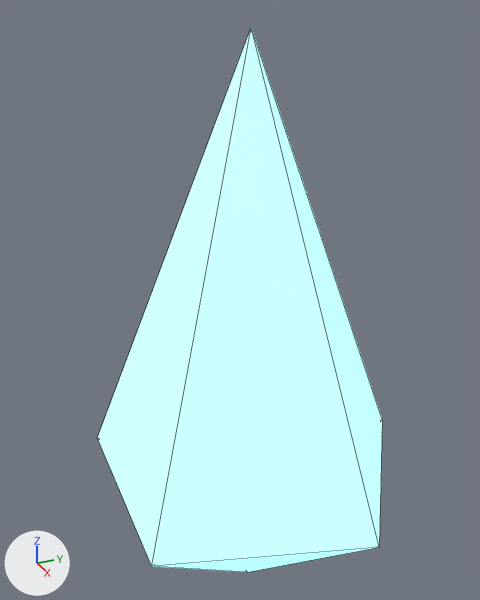
One commit to the glTF model maze3d/assets/models/crystal.glb: the scene before it, then after it.
Rendered twice from a camera (50 mm lens) standing at (0.762, -0.357, 0.343) and looking at (-0.04, 0.004, -0.058). Every picture has the same lights, and +X, +Y and +Z are marked at lower left. The older version comes first. Mesh edges are drawn as thin lines. Where no turn or scale is listed for an object, it has been applied to the vertices.

Objects in the first picture: 'CrystalCore', 'CrystalLower'.
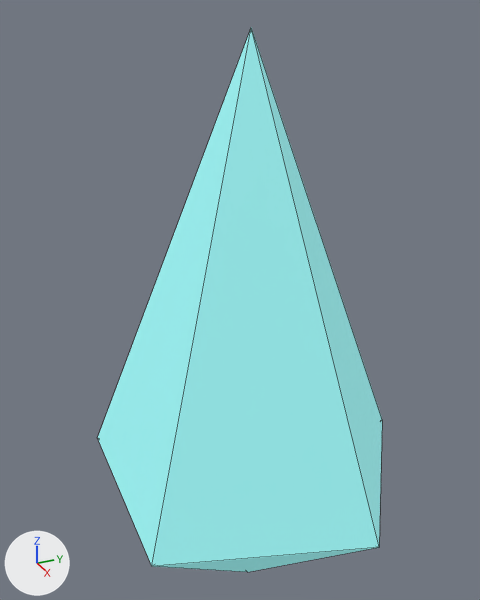
Changed parts and their boxes [x1, y1, x2, y2] in the pictures (480 x 600 px):
'CrystalCore', recoloured: [98, 28, 382, 566] in both
'CrystalLower', recoloured (darker): [153, 547, 379, 572] in both

Edits to the bpy script that builds the scene:
```text
Change mat_rune:
    mat_rune.emission_color: (0.37, 1.0, 0.91) -> (0.109, 0.299, 0.299)  # cyan #a4fff5 -> cyan #5d9595
```
